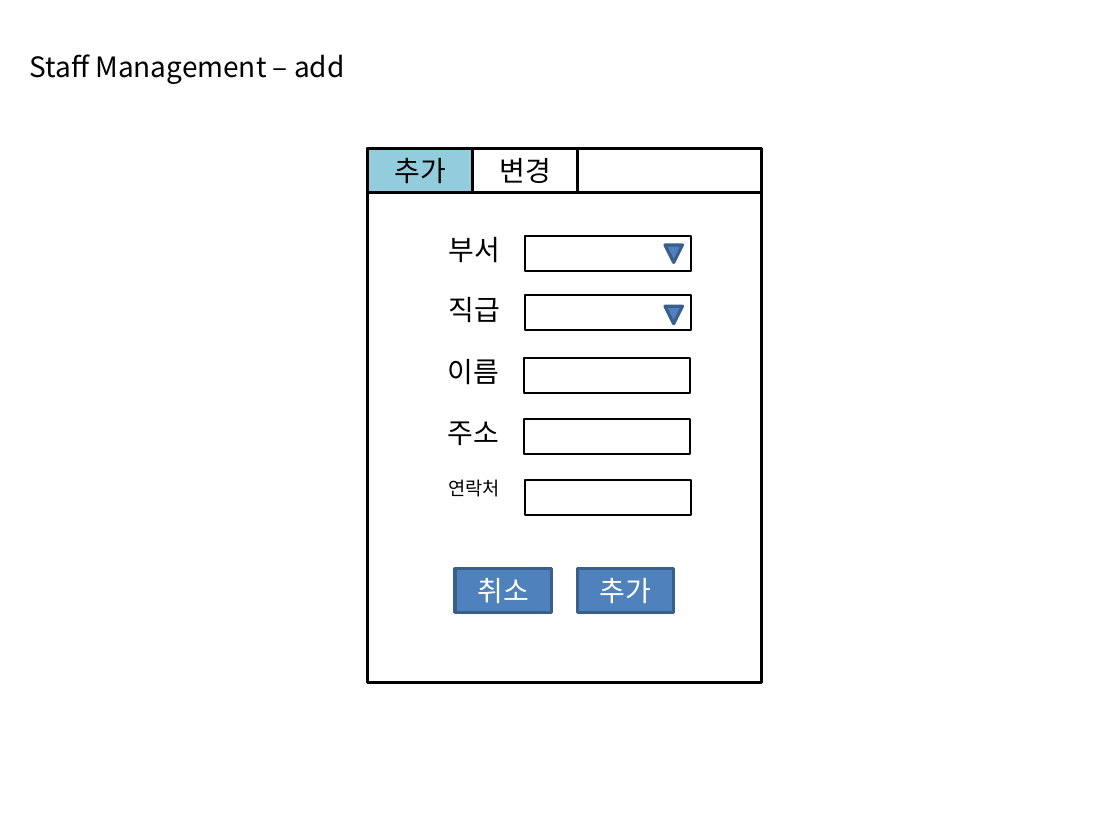
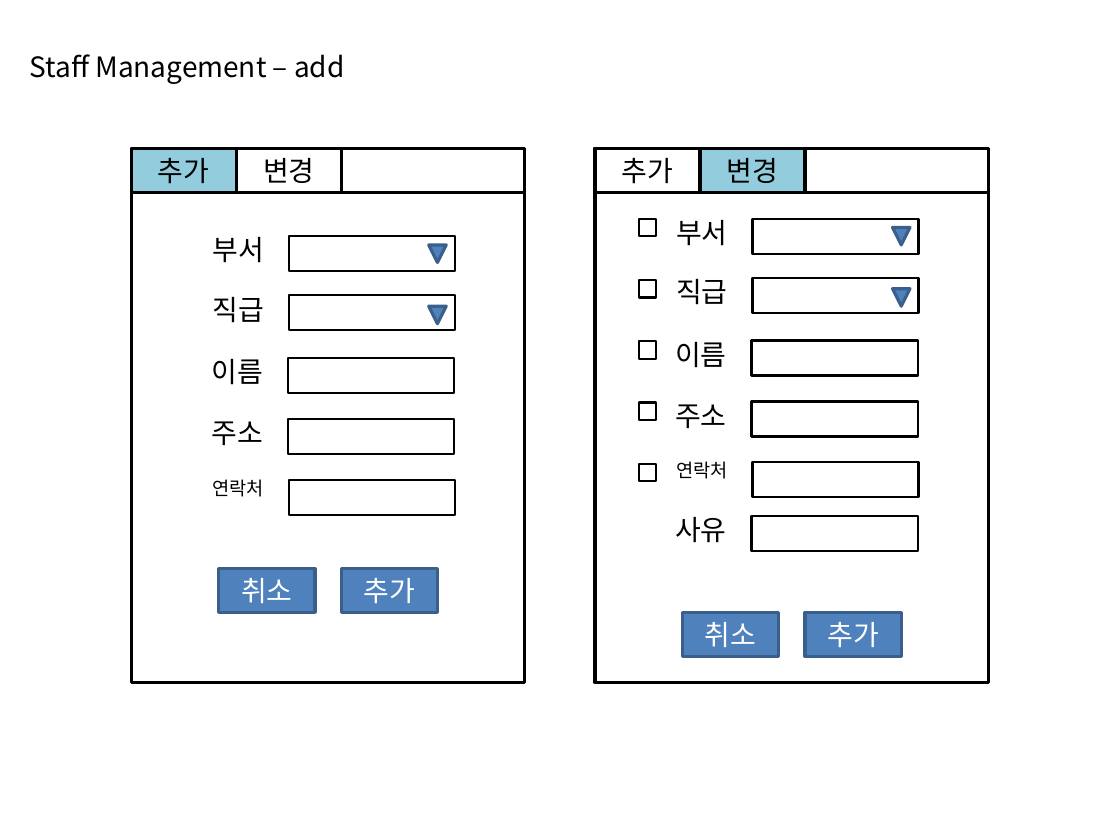
Before and after one commit to tmdgh6789/HRM, a slide deck: slide 5 of 2.Design/ui.pptx. Drawn at 1120x840 pixels with LibreOffice and Linux fonts; fonts in the diff are those of the drawing. Boxes give left, top, right and bottom in pixels: in the first picture for what was removed or moved away, otherwise in the second. Text is boxed around its words. In the diff, an @@ line names an element or a change of style, - is before the commit and + after.

```diff
--- a/2.Design/ui.pptx
+++ b/2.Design/ui.pptx
@@ rectangle added at [595,149,989,683], outline #000000 2 pt @@
@@ rectangle added at [595,149,989,193], outline #000000 2 pt @@
@@ rectangle added at [595,149,700,193], outline #000000 2 pt, 18 pt, text #000000 @@
+추가
@@ rectangle added at [700,149,805,193], fill #93CDDD, outline #000000 2 pt, 18 pt, text #000000 @@
+변경
@@ rectangle added at [638,218,656,236], outline #000000 1.5 pt @@
@@ text added at [676,220,728,246], 18 pt, text #000000 @@
+부서
@@ rectangle added at [753,218,918,253], outline #000000 1.5 pt @@
@@ triangle added at [893,227,911,245], fill #4F81BD, outline #3A5F8C 2 pt @@
@@ rectangle added at [638,280,656,298], outline #000000 1.5 pt @@
@@ text added at [676,279,728,305], 18 pt, text #000000 @@
+직급
@@ rectangle added at [753,278,918,312], outline #000000 1.5 pt @@
@@ triangle added at [893,289,911,307], fill #4F81BD, outline #3A5F8C 2 pt @@
@@ 11 rectangles, 5 texts, 2 triangles: place and size @@
-11 rectangles, 5 texts, 2 triangles at [367,149,762,683]
+11 rectangles, 5 texts, 2 triangles at [131,149,525,683]
@@ rectangle added at [638,342,656,360], outline #000000 1.5 pt @@
@@ text added at [675,342,727,368], 18 pt, text #000000 @@
+이름
@@ rectangle added at [752,340,917,375], outline #000000 1.5 pt @@
@@ rectangle added at [638,402,656,420], outline #000000 1.5 pt @@
@@ text added at [675,404,727,428], 18 pt, text #000000 @@
+주소
@@ rectangle added at [752,402,917,437], outline #000000 1.5 pt @@
@@ rectangle added at [638,464,656,482], outline #000000 1.5 pt @@
@@ text added at [676,461,727,479], 12 pt, text #000000 @@
+연락처
@@ rectangle added at [753,463,918,497], outline #000000 1.5 pt @@
@@ text added at [675,517,727,543], 18 pt, text #000000 @@
+사유
@@ rectangle added at [752,516,917,551], outline #000000 1.5 pt @@
@@ rectangle added at [682,613,778,656], fill #4F81BD, outline #3A5F8C 2 pt, 18 pt, text #FFFFFF @@
+취소
@@ rectangle added at [805,613,902,656], fill #4F81BD, outline #3A5F8C 2 pt, 18 pt, text #FFFFFF @@
+추가
```
Also in this commit, not shown: 2 other slides changed, 8 other files.
